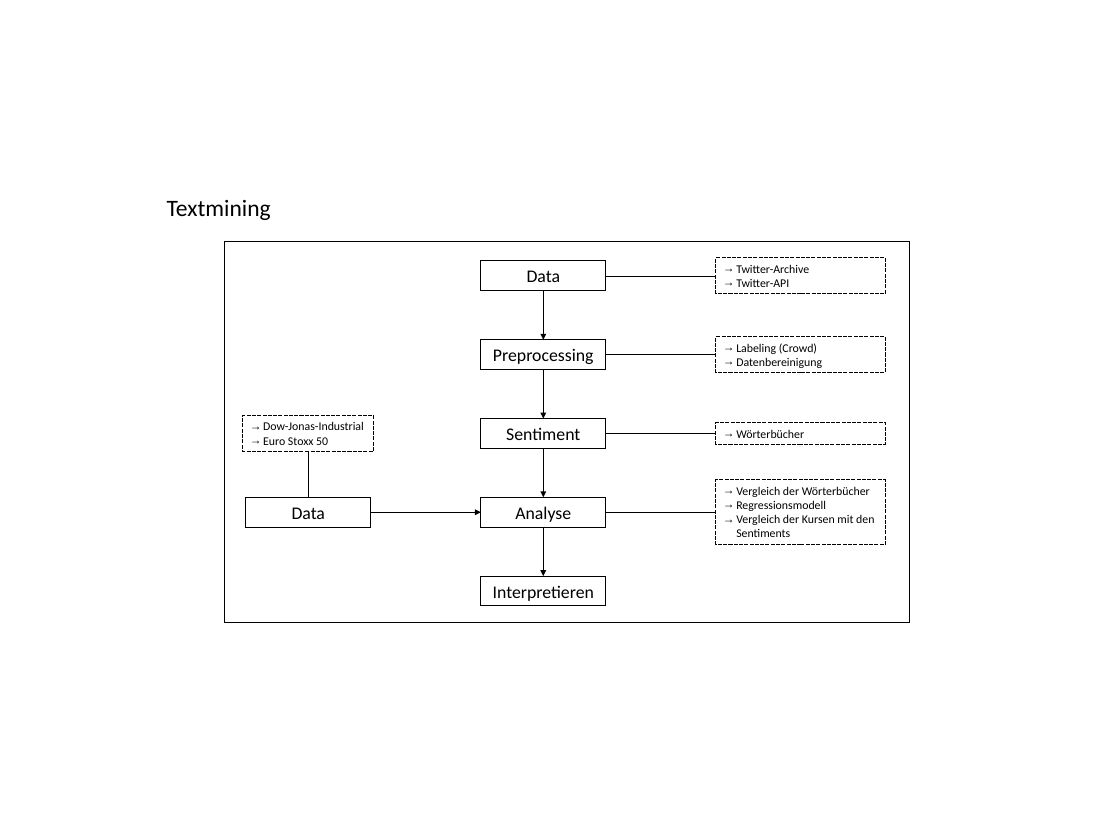
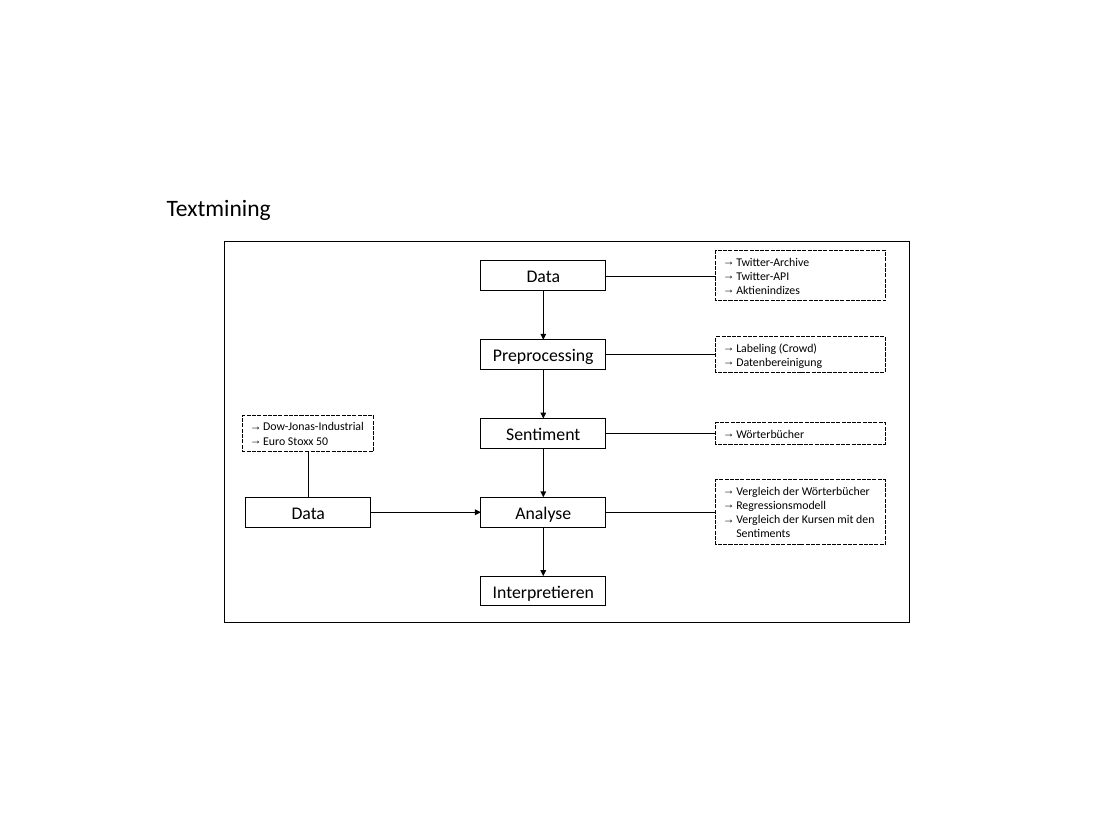
Before and after one commit to comnGuy/Sentimentindex-f-r-systemrelevante-Banken, a slide deck: slide 1 of Reporting/overview.pptx. Drawn at 1120x840 pixels with LibreOffice and Linux fonts; fonts in the diff are those of the drawing. Boxes give left, top, right and bottom in pixels: in the first picture for what was removed or moved away, otherwise in the second. Text is boxed around its words. In the diff, an @@ line names an element or a change of style, - is before the commit and + after.

```diff
--- a/Reporting/overview.pptx
+++ b/Reporting/overview.pptx
@@ rectangle "Twitter-Archive" resized from (x1=716, y1=258, x2=885, y2=294) to (x1=716, y1=251, x2=885, y2=302) @@
@@ text in rectangle at (x1=736, y1=285, x2=800, y2=294): paragraph added @@
+→ Aktienindizes
```
Also in this commit, not shown: 1 other file.
